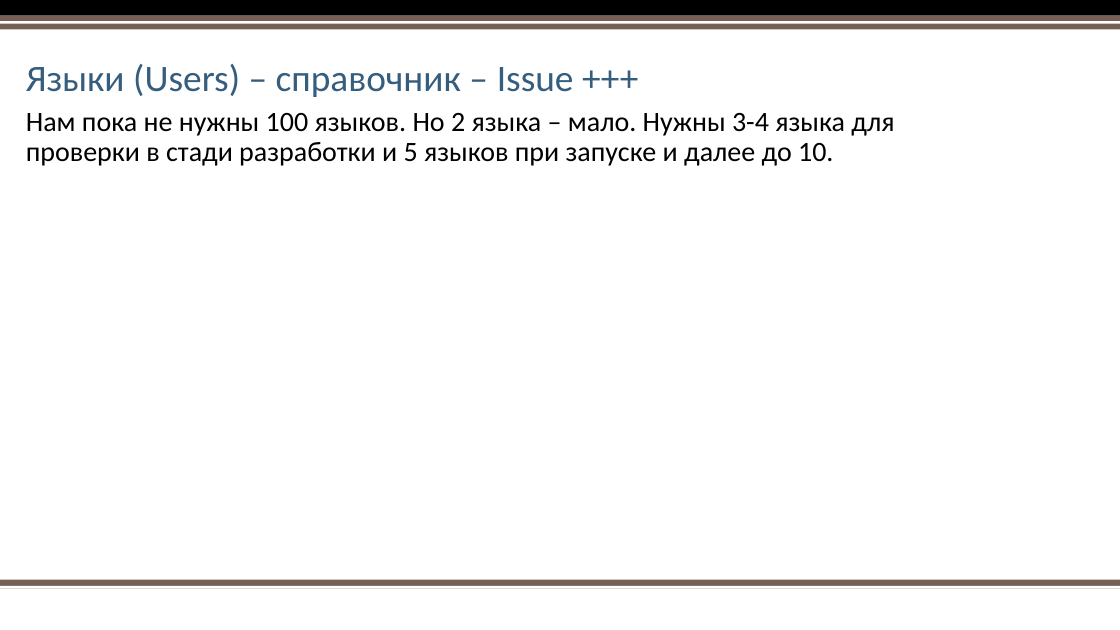
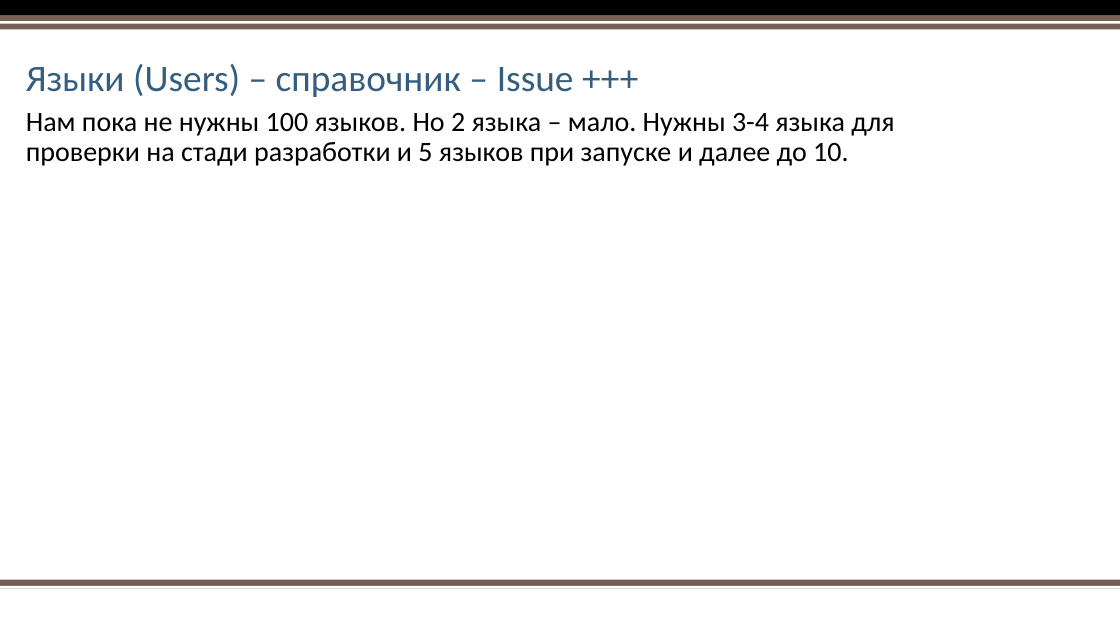
Before and after one commit to AlexPristupa/yatoyat, a slide deck: slide 28 of yatoyat-Project Overview.pptx (slide 25 before the commit). Drawn at 1120x630 pixels with LibreOffice and Linux fonts; fonts in the diff are those of the drawing; background and template pictures are left out. Boxes give left, top, right and bottom in pixels: in the first picture for what was removed or moved away, otherwise in the second. Text is boxed around its words. In the diff, an @@ line names an element or a change of style, - is before the commit and + after.

```diff
--- a/yatoyat-Project Overview.pptx
+++ b/yatoyat-Project Overview.pptx
@@ text at (26, 113, 894, 166): text changed @@
-Нам пока не нужны 100 языков. Но 2 языка – мало. Нужны 3-4 языка для проверки в стади разработки и 5 языков при запуске и далее до 10.
+Нам пока не нужны 100 языков. Но 2 языка – мало. Нужны 3-4 языка для проверки на стади разработки и 5 языков при запуске и далее до 10.
```
Also in this commit, not shown: 23 other slides changed, 11 slides added.
